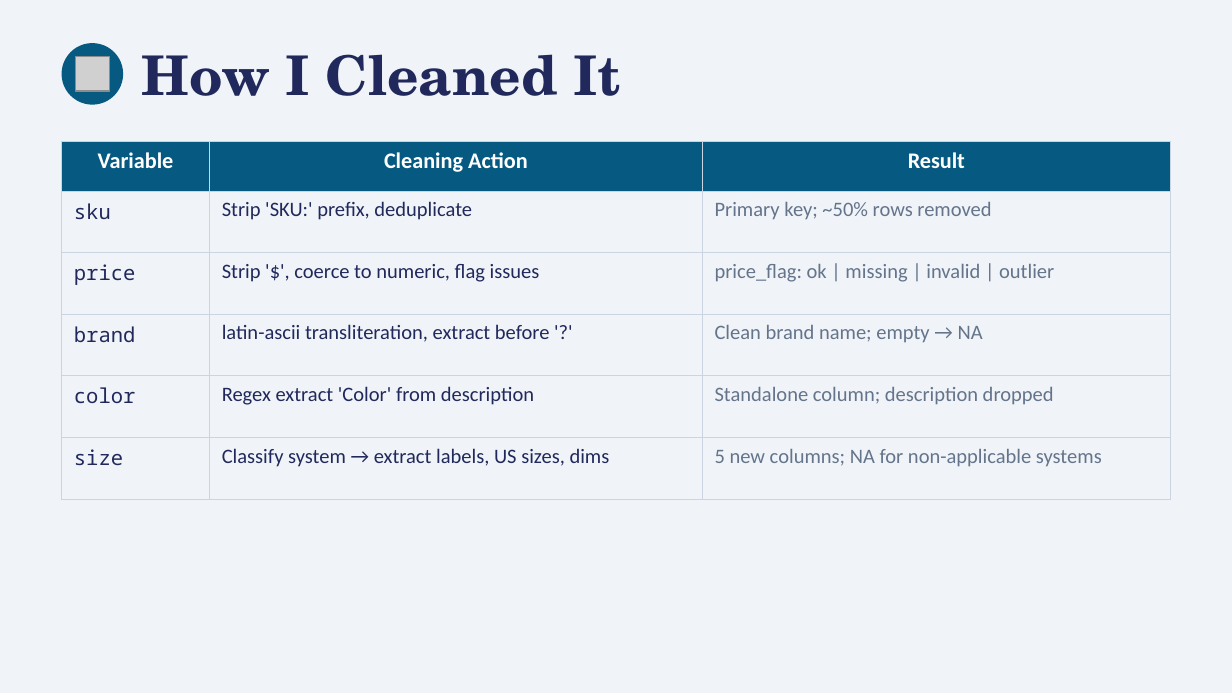
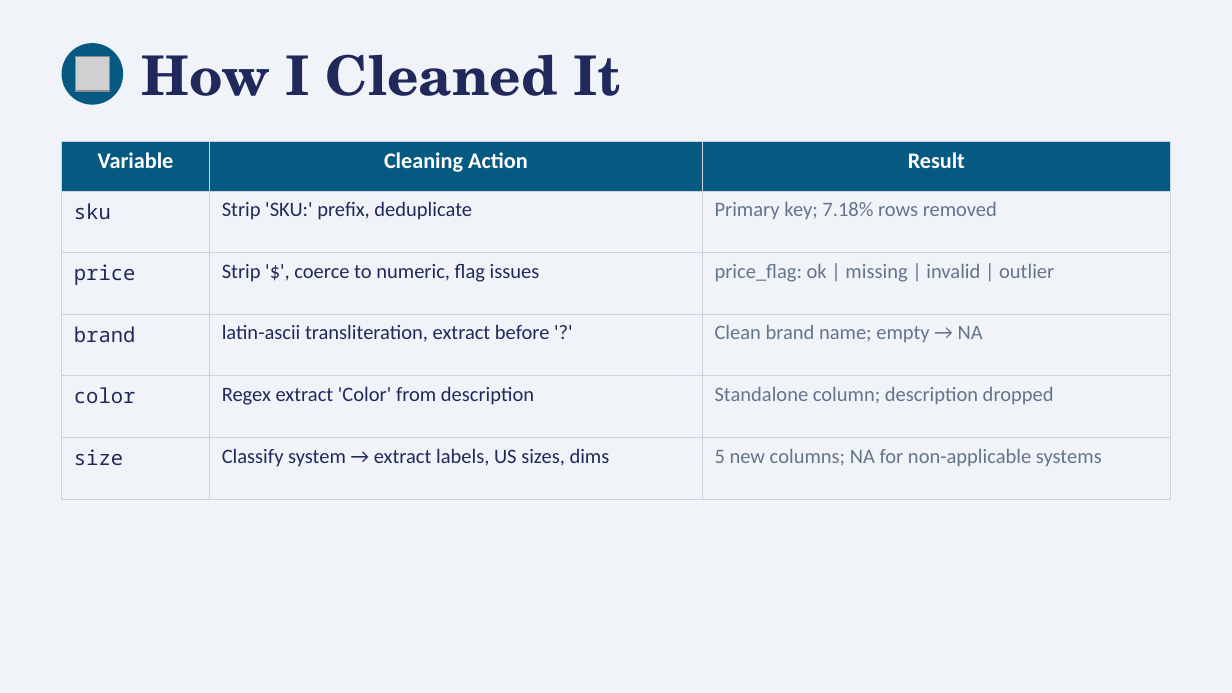
Before and after one commit to NMelville2000/Shein_Data_Cleaning_Assignment, a slide deck: slide 6 of SHEIN_Data_Cleaning_Presentation.pptx. Drawn at 1232x693 pixels with LibreOffice and Linux fonts; fonts in the diff are those of the drawing; grey boxes stand for pictures. Boxes give left, top, right and bottom in pixels: in the first picture for what was removed or moved away, otherwise in the second. Text is boxed around its words. In the diff, an @@ line names an element or a change of style, - is before the commit and + after.

```diff
--- a/SHEIN_Data_Cleaning_Presentation.pptx
+++ b/SHEIN_Data_Cleaning_Presentation.pptx
@@ table at box(62, 142, 1170, 499) @@
-row 2, column 3: Primary key; ~50% rows removed
+row 2, column 3: Primary key; 7.18% rows removed
```
Also in this commit, not shown: 3 other slides changed, 7 other files.
